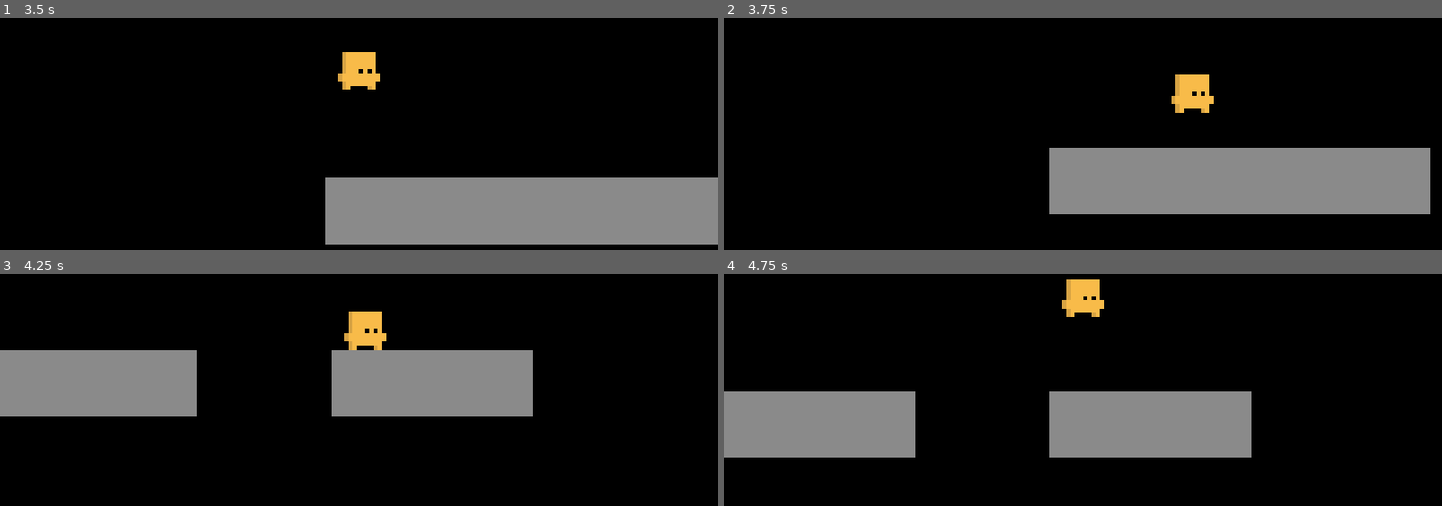
Above: before the commit, frames 1-4 (two rows, left to right).
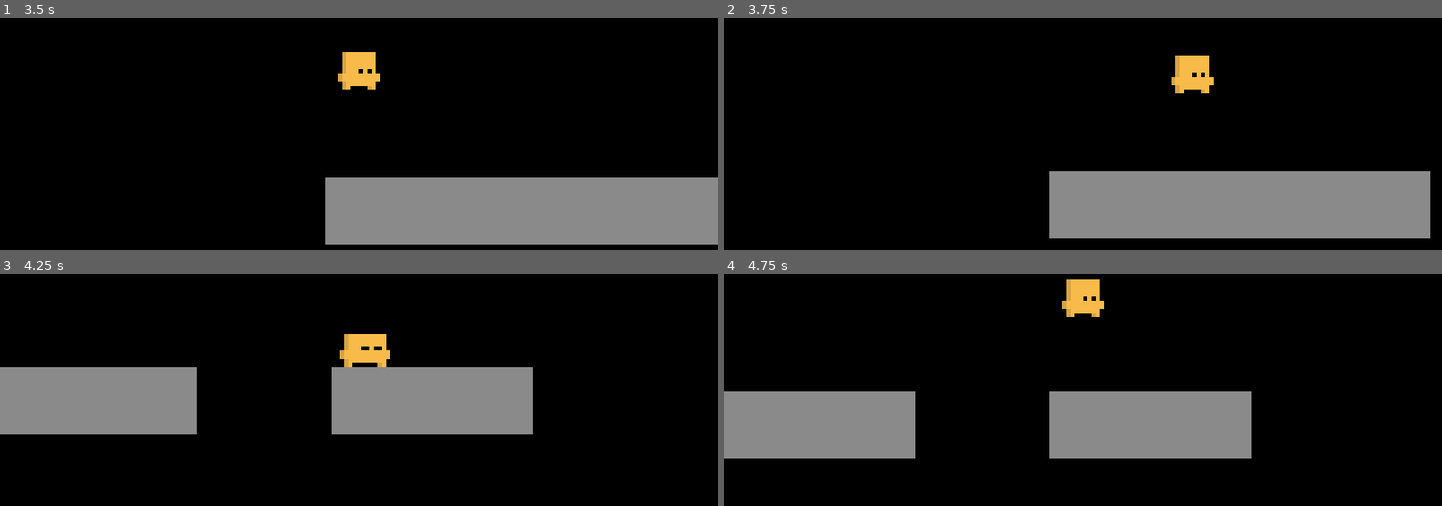
Above: after the commit, the same moments.

Repository: Nhoque3786/cubicalprototype
Game: Godot game, scene res://Levels/Testing Grounds/PlayerTesting.tscn
The game is run twice, just before and just after one commit, with the same random seed, the same clock (stepped at 60 frames per second) and the same inputs.
Inputs:
- Up to frame 1 (3.5 s): tap Enter at 0.5 s; hold E (rotate_right) 0.53-1.28 s; tap Space (jump) at 0.77, 1.52, 3.02 s; hold Q (rotate_left) 1.28-2.03 s; hold E (rotate_right) from 2.03 s (still down)
- Up to frame 2 (3.75 s): release E (rotate_right) at 3.53 s; hold Q (rotate_left) from 3.53 s (still down)
- Up to frame 3 (4.25 s): keep holding Q (rotate_left); tap Space (jump) at 3.77 s
- Up to frame 4 (4.75 s): keep holding Q (rotate_left); tap Space (jump) at 4.52 s

Frame 1 is identical in both runs. In frame 2, 12% of the frame differs, in the area x 45-99%, y 16-95%; in frame 3, 8.9%; in frame 4, 0.2%.

Commit message:
improved rotation stability, prevented angle drift, avoided full-game pausing, and made rotations nicer lol

Diff:
--- a/Things/Hyprcore/Hyprcore.gd
+++ b/Things/Hyprcore/Hyprcore.gd
@@ -54,11 +54,11 @@
 
 	var should_rotate: bool = false
 	if event.is_action_pressed("rotate_right"):
-		target_rotation_y_deg -= 90
+		target_rotation_y_deg = fposmod(target_rotation_y_deg - 90, 360.0)
 		current_side = posmod(current_side - 1, 4) as WorldSide
 		should_rotate = true
 	elif event.is_action_pressed("rotate_left"):
-		target_rotation_y_deg += 90
+		target_rotation_y_deg = fposmod(target_rotation_y_deg + 90, 360.0)
 		current_side = posmod(current_side + 1, 4) as WorldSide
 		should_rotate = true
 
@@ -80,19 +80,32 @@
 	is_rotating = true
 	rotation_started.emit()
 
-	get_tree().paused = true
+	# pausing the world to avoid things breaking on rotating
+	if player != null:
+		player.set_physics_process(false)
+	level_node.process_mode = Node.PROCESS_MODE_DISABLED
 
 	var tween: Tween = create_tween()
 	tween.set_trans(transition_type)
 	tween.set_ease(ease_type)
 
+	var start_rad: float = level_node.rotation.y
 	var target_rad: float = deg_to_rad(target_rotation_y_deg)
-	tween.tween_property(level_node, "rotation:y", target_rad, rotation_duration)
+	var angle_diff: float = fposmod(target_rad - start_rad + PI, TAU) - PI
+
+	tween.tween_property(level_node, "rotation:y", start_rad + angle_diff, rotation_duration)
 
 	await tween.finished
 
-	get_tree().paused = false
-	await get_tree().physics_frame  # physics_frame is a valid SceneTree signal in Godot 4
+	level_node.rotation.y = fposmod(level_node.rotation.y, TAU)
+	target_rotation_y_deg = fposmod(target_rotation_y_deg, 360.0)
+
+	# Re-enable everything
+	level_node.process_mode = Node.PROCESS_MODE_INHERIT
+	if player != null:
+		player.set_physics_process(true)
+
+	await get_tree().physics_frame
 
 	# If the player is NOT a child of level_node, we must manually move them
 	# to their new global position after the rotation.
